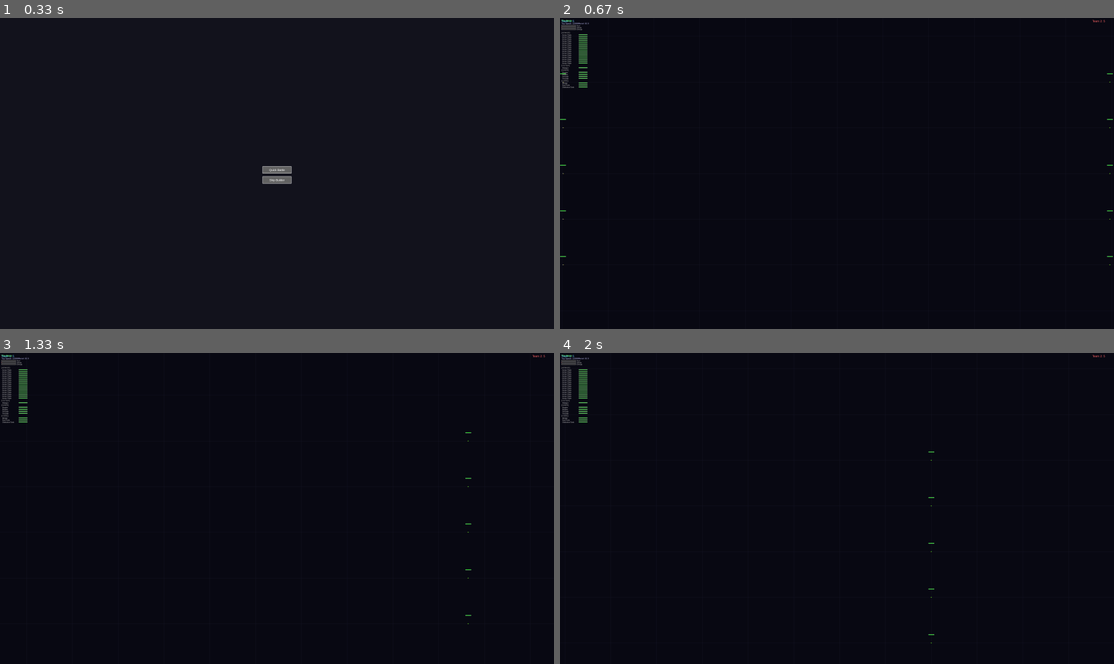
Above: before the commit, frames 1-4 (two rows, left to right).
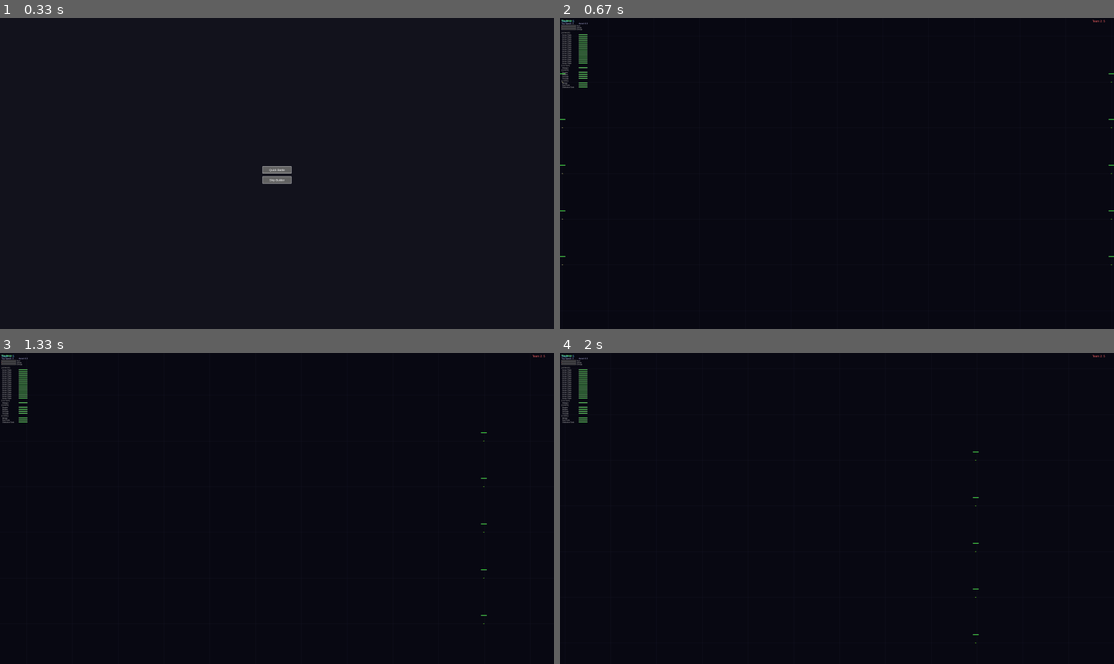
Above: after the commit, the same moments.

Repository: ropesend/StarshipBattles
Game: pygame game, started from main.py
Same seed, same stepped clock (60 frames per second), same inputs: the game is played once before the commit and once after it.
Inputs (mouse positions are in pixels of both pictures, inside the frame that each line leads up to):
- Up to frame 1 (0.33 s): no input
- Up to frame 2 (0.67 s): press the mouse at (837, 170) at 0.37 s; move the mouse to (897, 167) at 0.47 s; release the mouse at (964, 167) at 0.6 s
- Up to frame 3 (1.33 s): hold Right 0.67-1.13 s; move the mouse to (293, 601) at 0.7 s; hold Up from 1.17 s (still down)
- Up to frame 4 (2 s): release Up at 1.47 s; hold Right 1.5-1.97 s

Frame 1 is identical in both runs. In frame 2, less than 0.1% of the frame differs, in the area x 0-100%, y 1-80%; in frame 3, less than 0.1%, in the area x 2-88%, y 1-88%; in frame 4, less than 0.1%.

Commit message:
feat: Rebalance ship movement by adjusting component thrust, physics constants, and max speed calculation logic.

Diff:
--- a/components.json
+++ b/components.json
@@ -39,7 +39,7 @@
                 "INNER",
                 "OUTER"
             ],
-            "thrust_force": 15000,
+            "thrust_force": 150,
             "fuel_cost": 0.5,
             "sprite_index": 9
         },
--- a/ship.py
+++ b/ship.py
@@ -180,8 +180,9 @@
         # Turn proportional to 1/Mass^2
 
         # Tuning Constants to make it feel right
-        K_THRUST = 50000
-        K_TURN = 500000
+        # Tuning Constants to make it feel right
+        K_THRUST = 150000
+        K_TURN = 3000000
 
         if self.mass > 0:
             self.acceleration_rate = (self.total_thrust * K_THRUST) / (self.mass * self.mass)
@@ -194,7 +195,7 @@
             # So we must adjust Drag or Max Speed calculation explicitly.
 
             # Let's enforce Max Speed explicitly
-            K_SPEED = 200000
+            K_SPEED = 1500
             self.max_speed = (self.total_thrust * K_SPEED) / self.mass if self.total_thrust > 0 else 0
 
             # Adjust Drag so that Accel / Drag ~= Max Speed?
@@ -210,8 +211,8 @@
             self.acceleration_rate = 0
             self.max_speed = 0
 
-        # Ensure minimums
-        if self.max_speed < 10: self.max_speed = 10
+        # Ensure minimums only if we have engines
+        if self.total_thrust > 0 and self.max_speed < 10: self.max_speed = 10
 
         # Validate Limits
         self.mass_limits_ok = True
Not shown, changed: battle.log
